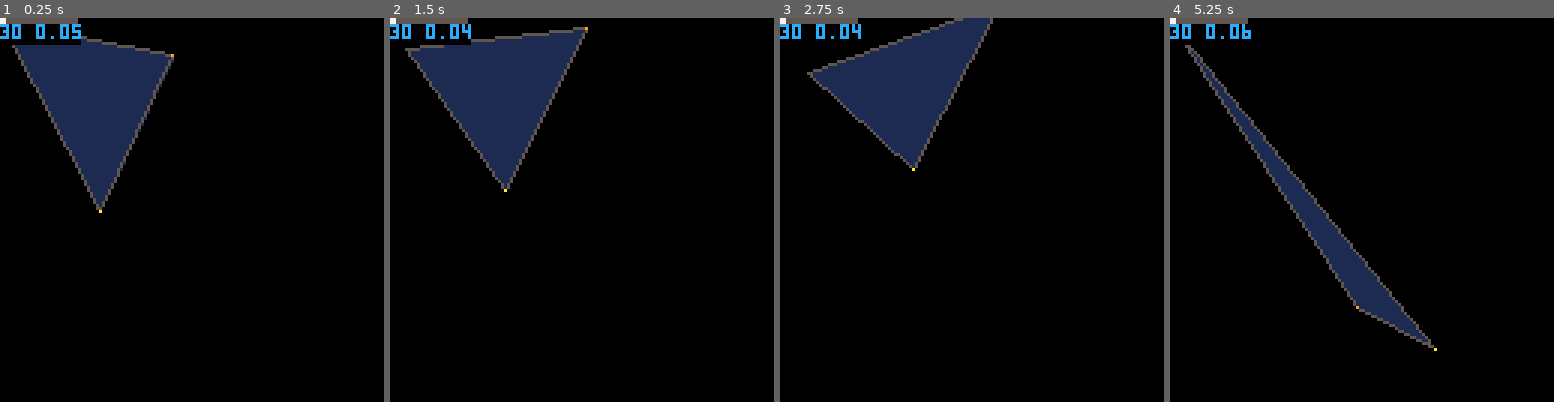
Above: before the commit, frames 1-4 (left to right).
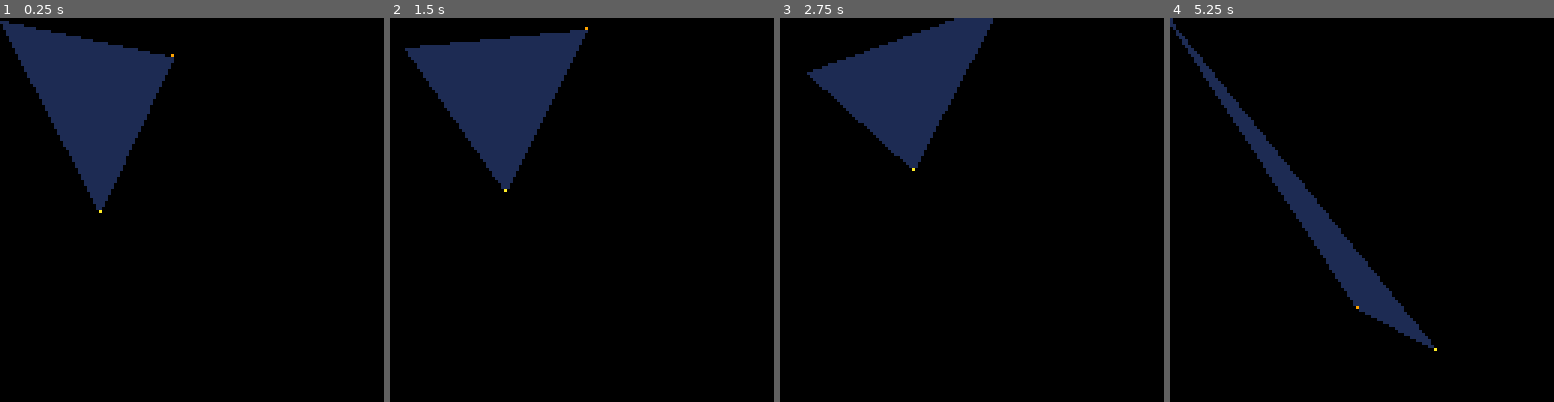
Above: after the commit, the same moments.

Repository: pandrr/pico8
Game: PICO-8 cartridge tri.p8
Two runs of this game, one before a commit and one after it. Both use one fixed random seed, a clock stepped at 60 frames per second and the inputs below.
Inputs:
- Up to frame 1 (0.25 s): no input
- Up to frame 2 (1.5 s): no input
- Up to frame 3 (2.75 s): no input
- Up to frame 4 (5.25 s): no input

The runs differ from the first frame. In frame 1, 2.1% of the frame differs, in the area x 0-46%, y 0-50%; in frame 2, 1.6%; in frame 3, 1.5%; in frame 4, 2.0%.

Commit message:
aa lines

Diff:
--- /dev/null
+++ b/bresenheimaa.p8
@@ -0,0 +1,164 @@
+pico-8 cartridge // http://www.pico-8.com
+version 27
+__lua__
+
+pal={2,5,13,6,7}
+pali={7,6,13,5,2}
+
+-- void drawPixel( int x , int y , float brightness)
+-- {
+--     int c = 255*brightness;
+--     SDL_SetRenderDrawColor(pRenderer, c, c, c, 255);
+--     SDL_RenderDrawPoint(pRenderer, x, y);
+-- }
+
+function fPartOfNumber( x)
+	return x-flr(x);
+end
+
+function rfPartOfNumber( x)
+    return 1 - (x-flr(x));
+end
+
+function drawPixel(x,y,bright)
+
+	if(bright>0) then
+		pset(x,y,pali[flr((bright)*5)+1]);
+	else
+		pset(x,y,pal[flr((abs(bright))*5)+1]); --kacke
+	end
+
+end
+
+function myline(x0,y0,x1,y1)
+
+    local steep = abs(y1 - y0) > abs(x1 - x0) ;
+
+    if (steep) then
+    	local tmp=y0;
+    	y0=x0;
+    	x0=tmp;
+
+    	tmp=y1;
+    	y1=x1;
+    	x1=tmp;
+    end
+
+    if (x0 > x1)
+    then
+    	local tmp=x1;
+    	x1=x0;
+    	x0=tmp;
+
+    	tmp=y1;
+    	y1=y0;
+    	y0=tmp;
+    end
+
+    local dx = x1-x0;
+    local dy = y1-y0;
+    local gradient = dy/dx;
+    if (dx == 0.0) gradient = 1;
+
+    local xpxl1 = x0;
+    local xpxl2 = x1;
+    local intersectY = y0;
+
+    if (steep)
+    then
+        for x = xpxl1,xpxl2,1 do
+            local flrInterY=flr(intersectY);
+            drawPixel(flrInterY, x,  1 - (intersectY-flrInterY));
+            drawPixel(flrInterY-1.0, x,  intersectY-flrInterY);
+            intersectY += gradient;
+        end
+    else
+        for x = xpxl1,xpxl2,1
+        do
+            local flrInterY=flr(intersectY);
+            drawPixel(x, flrInterY,  1 - (intersectY-flrInterY));
+            drawPixel(x, flrInterY-1.0,  intersectY-flrInterY);
+            intersectY += gradient;
+        end
+    end
+
+end
+
+
+xx=0;
+yy=0;
+yy2=0;
+xx2=0;
+
+dx=rnd(3)
+dy=rnd(3)
+dx2=rnd(3)
+dy2=rnd(3)
+
+function randomize()
+	xx=rnd(120)
+	yy=rnd(120)
+	yy2=rnd(120)
+	xx2=rnd(120)
+
+	local rmove=20;
+
+	dx=rnd(rmove)-rmove/2;
+	dy=rnd(rmove)-rmove/2;
+	dx2=rnd(rmove)-rmove/2;
+	dy2=rnd(rmove)-rmove/2;
+
+	last=time()
+end
+
+last=-100
+
+function _draw()
+
+	cls(0);
+	local t=time()-last;
+
+
+	local a=flr(xx-t*dx);
+	local b=flr(yy-t*dy);
+	local c=flr(xx2-t*dx2);
+	local d=flr(yy2-t*dy2);
+
+	myline(a,b,c,d);
+
+
+
+	local deg2rad=0.017453292519943295;
+	local segs=8;
+	local step=360/segs;
+	local radius=30;
+	local lx=0;
+	local ly=0;
+
+	camera(-64,-64);
+
+	for i=0,segs-1,1 do
+	    local degInRad = (step*4 * i * deg2rad)+(time()*0.02);
+	    local posx = cos(degInRad) * radius;
+	    local posy = sin(degInRad) * radius;
+
+		-- pset(posx,posy,7);
+		-- line(lx,ly,posx,posy,7);
+		myline(lx,ly,posx,posy);
+		lx=posx;
+		ly=posy;
+	end
+…(4 lines of a section not shown)…
+	if(time()-last>5)randomize();
+
+end
+__gfx__
+00000000000000000000000000000000000000000000000000000000000000000000000000000000000000000000000000000000000000000000000000000000
+00000000000000000000000000000000000000000000000000000000000000000000000000000000000000000000000000000000000000000000000000000000
+00700700000000000000000000000000000000000000000000000000000000000000000000000000000000000000000000000000000000000000000000000000
+00077000000000000000000000000000000000000000000000000000000000000000000000000000000000000000000000000000000000000000000000000000
+00077000000000000000000000000000000000000000000000000000000000000000000000000000000000000000000000000000000000000000000000000000
+00700700000000000000000000000000000000000000000000000000000000000000000000000000000000000000000000000000000000000000000000000000
--- a/tri.p8
+++ b/tri.p8
@@ -23,12 +23,10 @@
 		local oldx=x0;
 		local oldy=y0;
 
-
 		buffEnd[y0]=max(x0,buffEnd[y0]);
 		buffStart[y0]=min(x0,buffStart[y0]);
 
-
-		pset(x0,y0,5);
+		-- pset(x0,y0,5);
 
 		if x0==x1 and y0==y1 then break; end
 		e2 = 2*err;
@@ -125,18 +123,7 @@
 
 	if(time()-last>5) randomize();
 
-	-- rectfill(0,64,128,1,3);
 
-
-	-- print(buffStart[100] .." - ".. buffEnd[100],0,33,12);
-
-
-
-	rectfill(0,0,26,8,0);
-	print(stat(7) .." "..flr(stat(1)*100)/100,0,2,12);
-	rectfill(0,0,25,1,5);
-	if stat(1)<=1.0 then rectfill(0,0,stat(1)*25,1,7);
-	else rectfill(0,0,stat(1)*25,1,9); end
 
 end
 __gfx__
